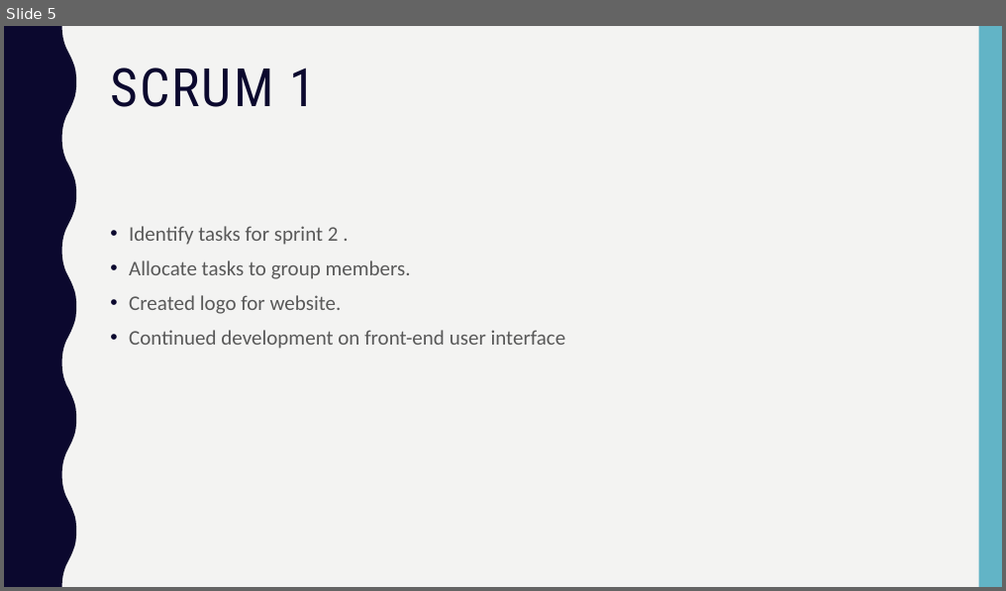
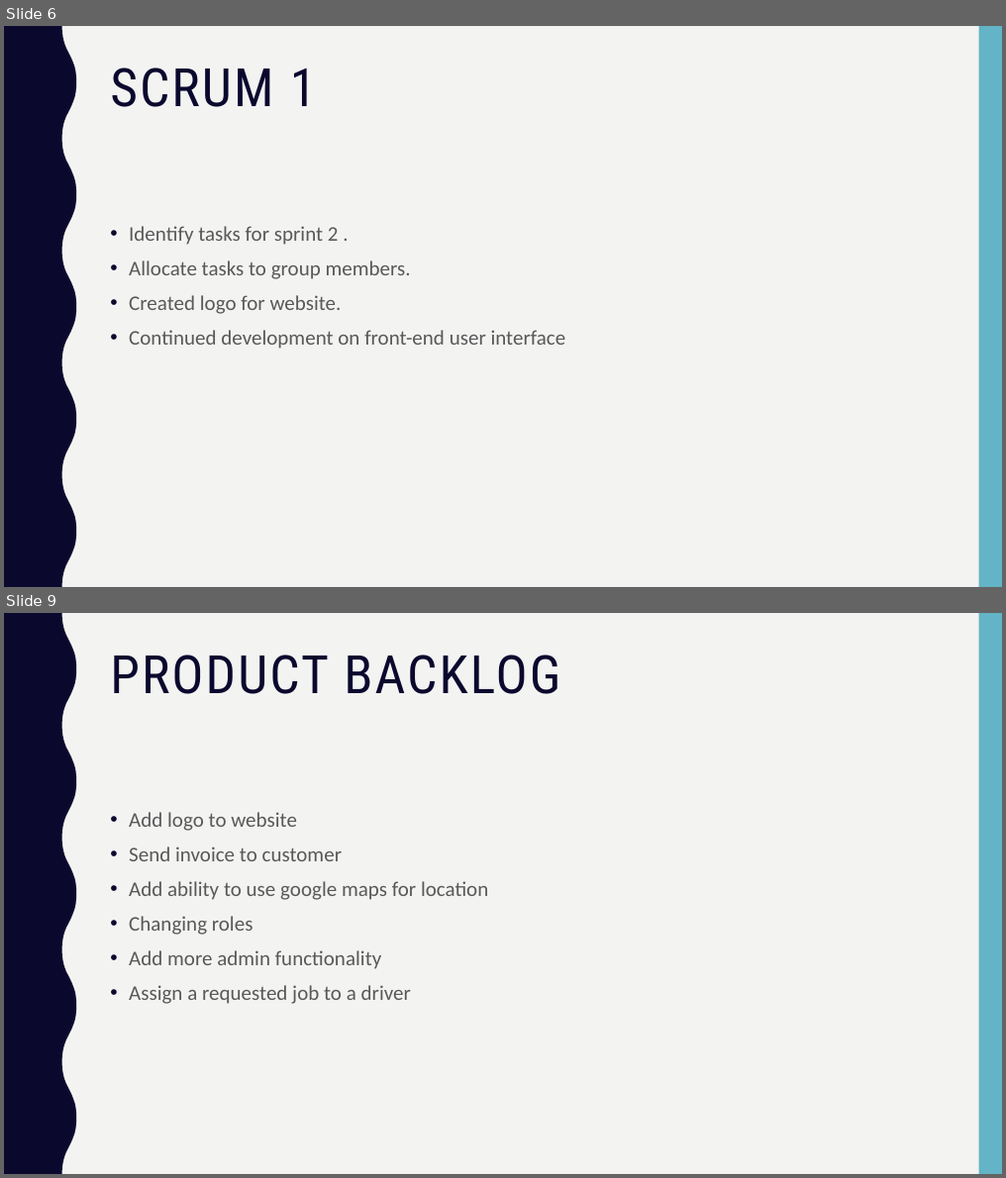
Before and after one commit to george98788/Enterprise-systems-development, a slide deck: Sprint2/Group 10 Sprint_2.pptx. Shown one above the other, each under a label of ours: slide 5 before the commit, slides 6 and 9 after it; the slides between them are not shown. The pictures are 1006x591 and 1006x1178 pixels, drawn with LibreOffice and Linux fonts; fonts in the diff are those of the drawing. Boxes give left, top, right and bottom in pixels: in the first picture for what was removed or moved away, otherwise in the second. Text is boxed around its words. In the diff, an @@ line names an element or a change of style, - is before the commit and + after.

```diff
--- a/Sprint2/Group 10 Sprint_2.pptx
+++ b/Sprint2/Group 10 Sprint_2.pptx
@@ slide 9 added at [4,613,1002,1174], background #F3F3F2; not listed: 2 template elements that a slide beside it also shows @@
@@ title added at [110,655,560,694], 51 pt, text #0B082E @@
+PRODUCT BACKLOG
@@ text added at [129,812,488,1004], 20 pt, text #595959 @@
+• Add logo to website
+• Send invoice to customer
+• Add ability to use google maps for location
+• Changing roles
+• Add more admin functionality
+• Assign a requested job to a driver
@@ what was slide 5 is now slide 6 @@
```
Also in this commit, not shown: 3 slides changed, 2 other slides added, 1 slide removed.
